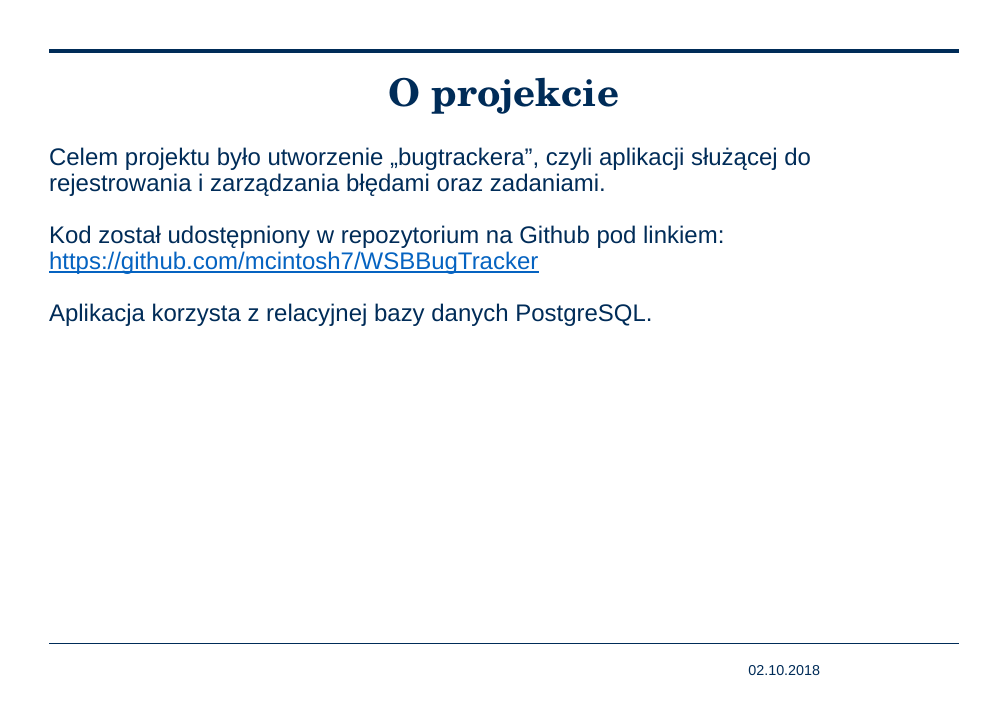
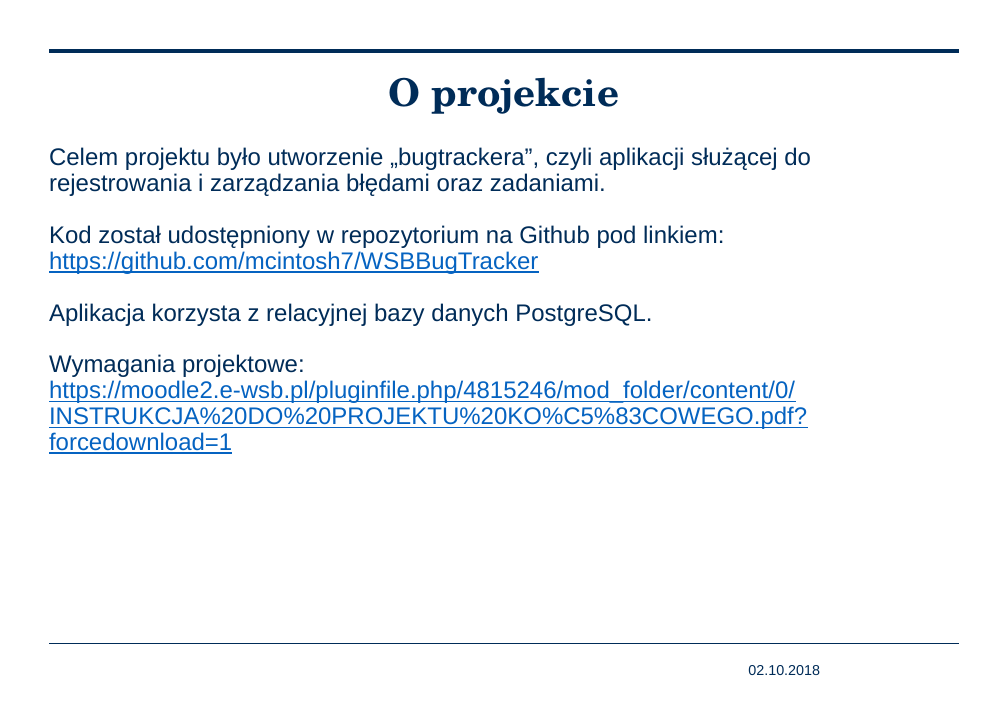
Before and after one commit to mcintosh7/WSBBugTracker, a slide deck: slide 2 of WSB Bugtracker Arkadiusz Chmal.pptx. Drawn at 1008x713 pixels with LibreOffice and Linux fonts; fonts in the diff are those of the drawing; background and template pictures are left out. Boxes give left, top, right and bottom in pixels: in the first picture for what was removed or moved away, otherwise in the second. Text is boxed around its words. In the diff, an @@ line names an element or a change of style, - is before the commit and + after.

```diff
--- a/WSB Bugtracker Arkadiusz Chmal.pptx
+++ b/WSB Bugtracker Arkadiusz Chmal.pptx
@@ text at (49, 354, 807, 454): paragraphs added @@
+Wymagania projektowe:
+https://moodle2.e-wsb.pl/pluginfile.php/4815246/mod_folder/content/0/INSTRUKCJA%20DO%20PROJEKTU%20KO%C5%83COWEGO.pdf?forcedownload=1
```
Also in this commit, not shown: 2 other slides changed, 3 slides removed.
